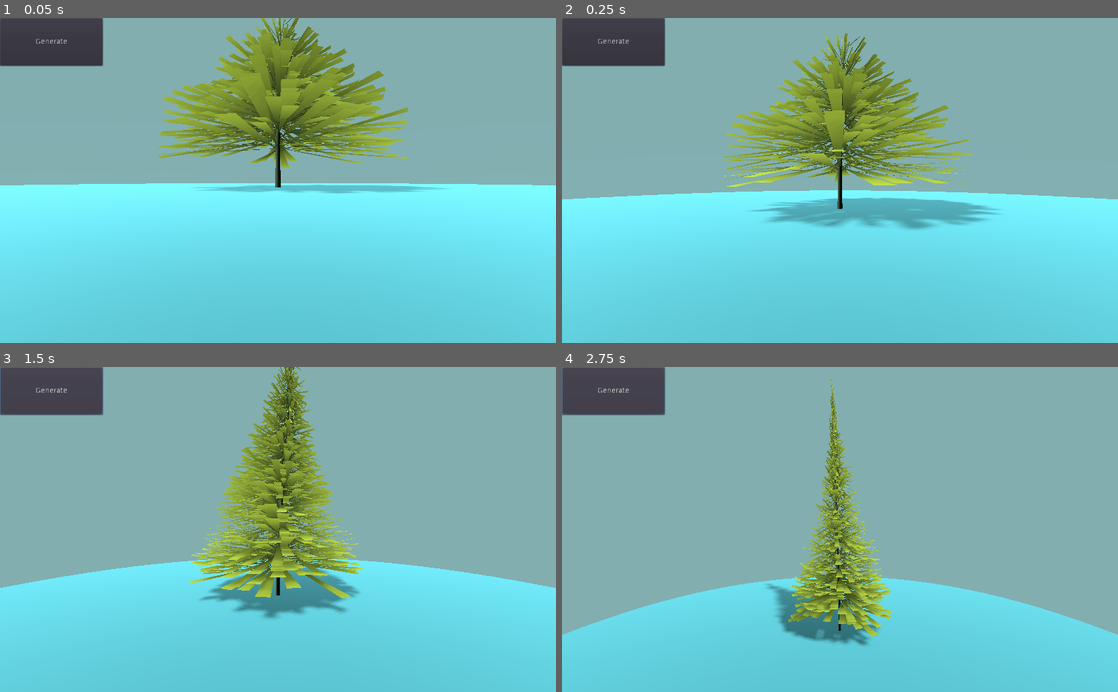
Above: before the commit, frames 1-4 (two rows, left to right).
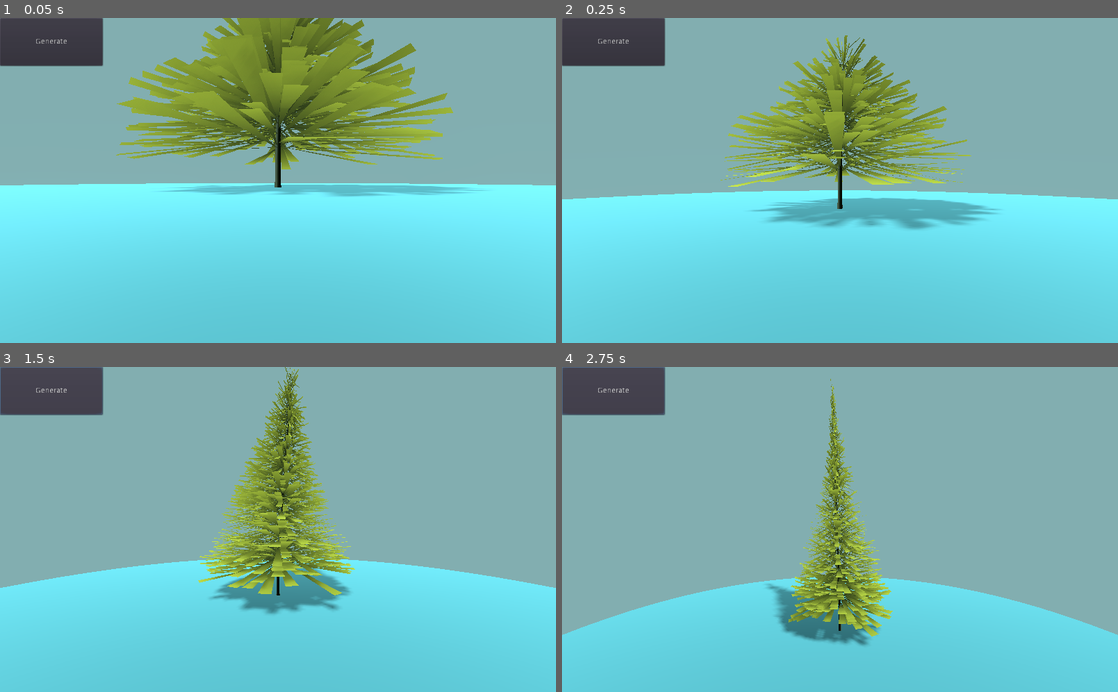
Above: after the commit, the same moments.

Repository: SAM2WOW/Project-Procedural-Xmas-Tree
Game: Godot game, scene res://Scenes/Main.tscn
Two runs of this game, one before a commit and one after it. Both use one fixed random seed, a clock stepped at 60 frames per second and the inputs below.
Inputs:
- Up to frame 1 (0.05 s): no input
- Up to frame 2 (0.25 s): no input
- Up to frame 3 (1.5 s): click "Generate" at 0.5 s; click "Generate" at 1.25 s
- Up to frame 4 (2.75 s): click "Generate" at 2 s

The runs differ from the first frame. In frame 1, 12% of the frame differs, in the area x 20-88%, y 0-55%; in frame 2, 2.5%; in frame 3, 6.8%; in frame 4, nothing differs.

Commit message:
Tree collision creation

Diff:
--- a/Scenes/Main.tscn
+++ b/Scenes/Main.tscn
@@ -119,6 +119,23 @@
 shader_param/uv2_scale = null
 shader_param/uv2_offset = null
 
+[sub_resource type="Animation" id=9]
+resource_name = "spawn"
+length = 0.5
+step = 0.05
+tracks/0/type = "value"
+tracks/0/path = NodePath(".:scale")
+tracks/0/interp = 1
+tracks/0/loop_wrap = true
+tracks/0/imported = false
+tracks/0/enabled = true
+tracks/0/keys = {
+"times": PoolRealArray( 0, 0.05, 0.15, 0.3, 0.5 ),
+"transitions": PoolRealArray( 2, 0.5, 2, 0.5, 1 ),
+"update": 0,
+"values": [ Vector3( 0, 0, 0 ), Vector3( 1.1, 1.1, 1.1 ), Vector3( 0.95, 0.95, 0.95 ), Vector3( 1.05, 1.05, 1.05 ), Vector3( 1, 1, 1 ) ]
+}
+
 [sub_resource type="CylinderMesh" id=5]
 material = ExtResource( 4 )
 top_radius = 10.0
@@ -156,12 +173,16 @@
 material/0 = ExtResource( 3 )
 
 [node name="Tree" type="MeshInstance" parent="Spatial/Meshes"]
-transform = Transform( 1, 0, 0, 0, 1, 0, 0, 0, 1, 0, 0.5, 0 )
+transform = Transform( 0, 0, 0, 0, 0, 0, 0, 0, 0, 0, 0.5, 0 )
 material_override = SubResource( 2 )
 script = ExtResource( 1 )
 
 [node name="Stem" type="MeshInstance" parent="Spatial/Meshes/Tree"]
 material_override = SubResource( 4 )
+
+[node name="AnimationPlayer" type="AnimationPlayer" parent="Spatial/Meshes/Tree"]
+autoplay = "spawn"
+anims/spawn = SubResource( 9 )
 
 [node name="Floor" type="MeshInstance" parent="Spatial/Meshes"]
 mesh = SubResource( 5 )
--- a/Scripts/TreeGeneration.gd
+++ b/Scripts/TreeGeneration.gd
@@ -73,9 +73,6 @@
 	set_mesh(generate_tree())
 	emit_signal("tree_updated", tree_height, get_aabb())
 
-	# Set stem height
-	#$Stem.set_scale(Vector3(1, tree_height, 1))
-
 	# Create stem
 	var stem = CylinderMesh.new()
 	stem.set_top_radius(0.01)
@@ -86,6 +83,12 @@
 
 	$Stem.set_mesh(stem)
 
+	# Create Collisions
+	create_convex_collision()
+
+	# Animation
+	$AnimationPlayer.play("spawn")
+
 
 func _on_Generate_pressed():
 	set_tree_mesh()
Not shown: 1 places in Scenes/Main.tscn that only renumber resources
